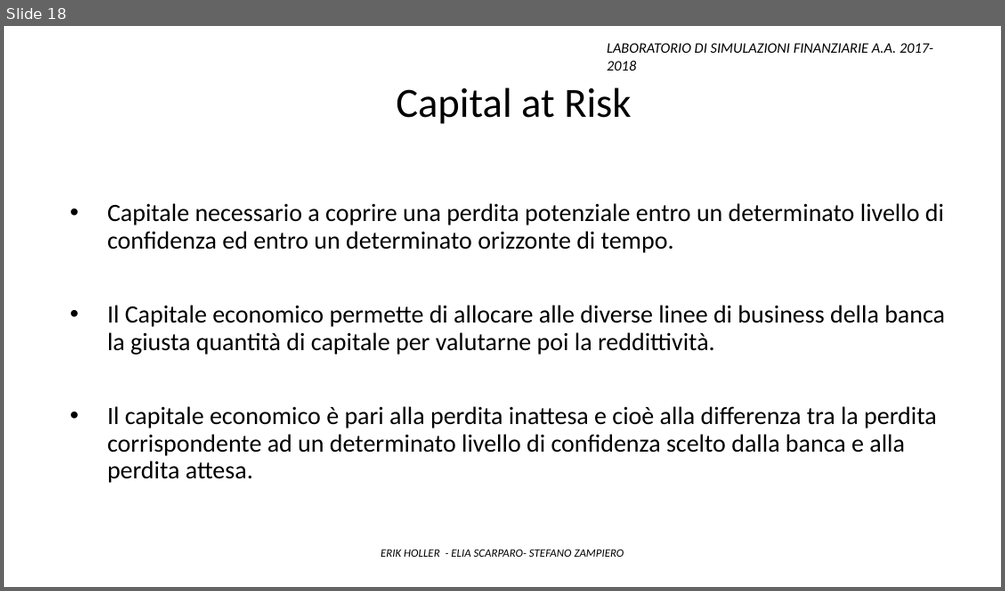
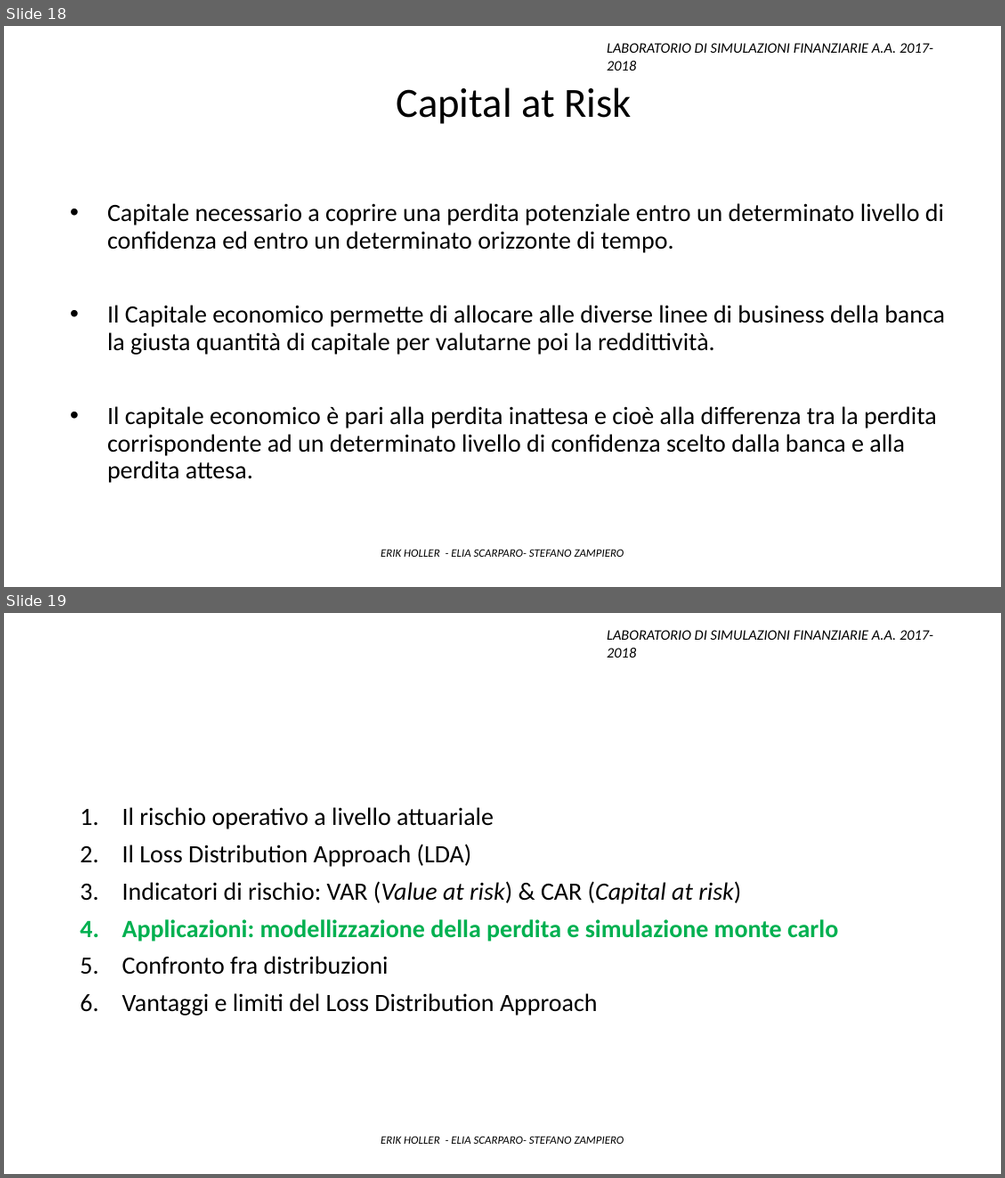
Before and after one commit to Stegirsanov/Laboratorio-di-simulazioni-finanziarie-project, a slide deck: Presentazione ppt/Presentazione_finale.pptx. Shown one above the other, each under a label of ours: slide 18 before the commit, slides 18 and 19 after it. The pictures are 1005x591 and 1005x1178 pixels, drawn with LibreOffice and Linux fonts; fonts in the diff are those of the drawing. Boxes give left, top, right and bottom in pixels: in the first picture for what was removed or moved away, otherwise in the second. Text is boxed around its words. In the diff, an @@ line names an element or a change of style, - is before the commit and + after.

Commit message:
presentazione finale
a

```diff
--- a/Presentazione ppt/Presentazione_finale.pptx
+++ b/Presentazione ppt/Presentazione_finale.pptx
@@ slide 19 added at box(4, 613, 1001, 1174), background #FFFFFF @@
@@ text added at box(607, 630, 933, 657), 14 pt, text #000000, italic @@
+LABORATORIO DI SIMULAZIONI FINANZIARIE A.A. 2017-2018
@@ text added at box(122, 807, 838, 1015), 24 pt, text #000000 @@
+1. Il rischio operativo a livello attuariale
+2. Il Loss Distribution Approach (LDA)
+3. Indicatori di rischio: VAR (Value at risk) & CAR (Capital at risk)
+4. Applicazioni: modellizzazione della perdita e simulazione monte carlo
+5. Confronto fra distribuzioni
+6. Vantaggi e limiti del Loss Distribution Approach
@@ text added at box(380, 1135, 624, 1143), 11 pt, text #000000, italic @@
+ERIK HOLLER - ELIA SCARPARO- STEFANO ZAMPIERO
```
